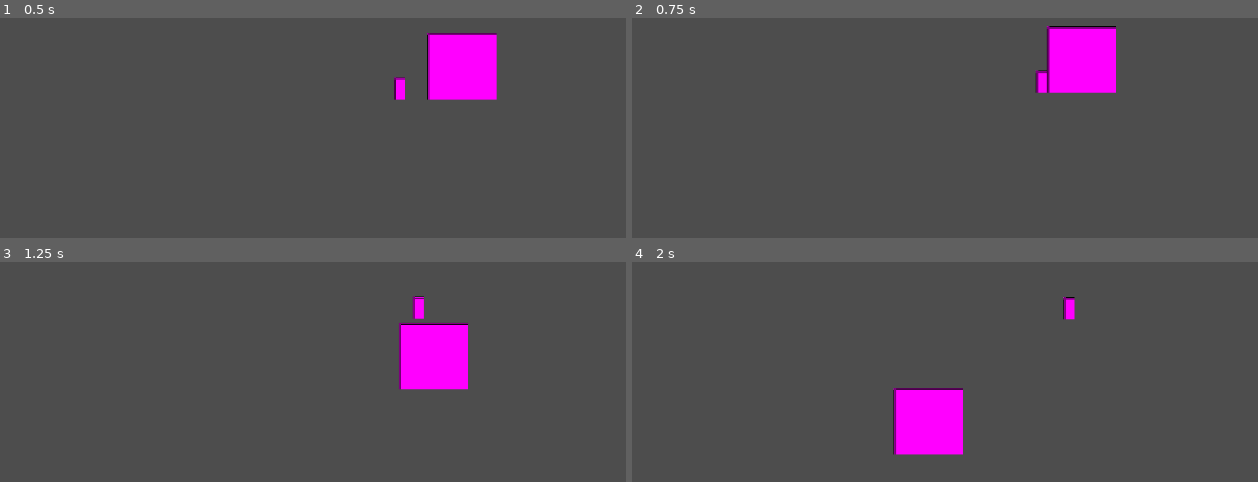
Above: before the commit, frames 1-4 (two rows, left to right).
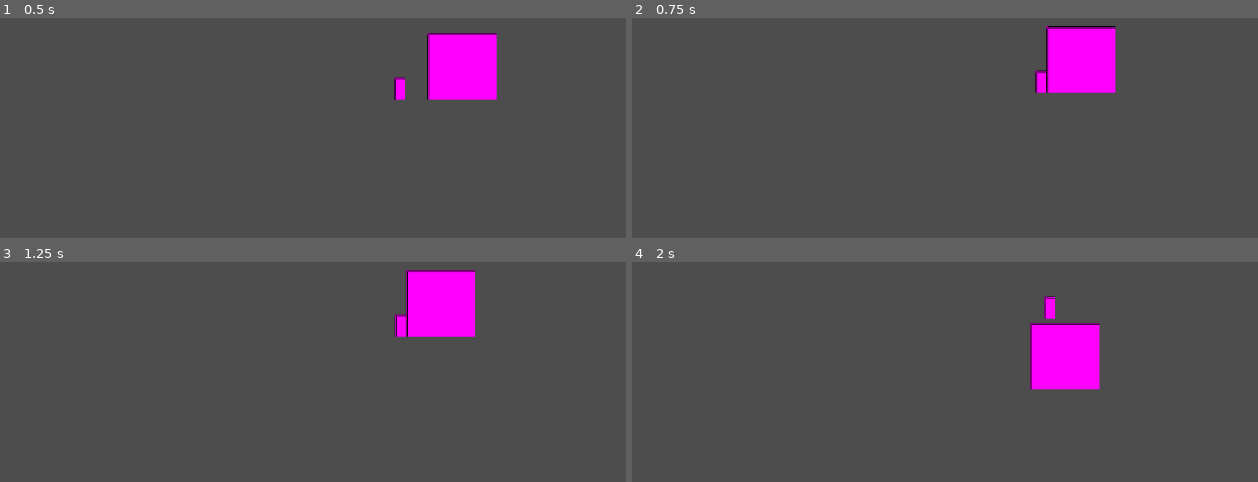
Above: after the commit, the same moments.

Repository: INV-matt/GMTK-game-jam
Game: Godot game, scene res://Scenes/main.tscn
Two runs of this game, one before a commit and one after it. Both use one fixed random seed, a clock stepped at 60 frames per second and the inputs below.
Inputs:
- Up to frame 1 (0.5 s): no input
- Up to frame 2 (0.75 s): hold D (pl_right) from 0.53 s (still down); hold E (pl_dash, bound only after the commit) from 0.53 s (still down)
- Up to frame 3 (1.25 s): keep holding D (pl_right); keep holding E (pl_dash, bound only after the commit); tap Space (pl_jump) at 0.77 s
- Up to frame 4 (2 s): keep holding D (pl_right); release E (pl_dash, bound only after the commit) at 1.28 s; tap E (pl_dash, bound only after the commit) at 1.35 s; tap Space (pl_jump) at 1.52 s

Frame 1 is identical in both runs. In frame 2, 0.3% of the frame differs, in the area x 64-78%, y 3-35%; in frame 3, 5.6%; in frame 4, 7.2%, in the area x 41-75%, y 15-88%.

Commit message:
Added double jump & dash power

Diff:
--- /dev/null
+++ b/Scenes/dash.tscn
@@ -0,0 +1,6 @@
+[gd_scene load_steps=2 format=3 uid="uid://sgp1mlwgotkw"]
+
+[ext_resource type="Script" uid="uid://bm48sm6w3ijss" path="res://Scripts/dash.gd" id="1_mh6kn"]
+
+[node name="dash" type="Node2D" groups=["power"]]
+script = ExtResource("1_mh6kn")
--- /dev/null
+++ b/Scenes/double_jump.tscn
@@ -0,0 +1,6 @@
+[gd_scene load_steps=2 format=3 uid="uid://cdpjrx4rk05n6"]
+
+[ext_resource type="Script" uid="uid://c74bj17eqxd3x" path="res://Scripts/double_jump.gd" id="1_v882p"]
+
+[node name="double_jump" type="Node2D" groups=["power"]]
+script = ExtResource("1_v882p")
--- a/Scenes/player.tscn
+++ b/Scenes/player.tscn
@@ -1,6 +1,8 @@
-[gd_scene load_steps=4 format=3 uid="uid://cnv1i1bs5daa0"]
+[gd_scene load_steps=6 format=3 uid="uid://cnv1i1bs5daa0"]
 
 [ext_resource type="Script" uid="uid://cw3ket1027r37" path="res://Scripts/player.gd" id="1_dynme"]
+[ext_resource type="PackedScene" uid="uid://cdpjrx4rk05n6" path="res://Scenes/double_jump.tscn" id="2_cvnsp"]
+[ext_resource type="PackedScene" uid="uid://sgp1mlwgotkw" path="res://Scenes/dash.tscn" id="3_6t5aa"]
 
 [sub_resource type="PlaceholderTexture2D" id="PlaceholderTexture2D_wp0l0"]
 size = Vector2(16, 32)
@@ -17,3 +19,7 @@
 
 [node name="CollisionShape2D" type="CollisionShape2D" parent="."]
 shape = SubResource("CapsuleShape2D_75muk")
+
+[node name="double_jump" parent="." instance=ExtResource("2_cvnsp")]
+
+[node name="dash" parent="." instance=ExtResource("3_6t5aa")]
--- /dev/null
+++ b/Scripts/dash.gd
@@ -0,0 +1,41 @@
+extends Power
+
+@export var Speed = 250
+@export var Length = 5
+
+var isReady = false
+var player: Player
+var canDash = true
+
+var length = 0
+var dir = Vector2.ZERO
+
+func _power_passive(p: Player) :
+  isReady = true
+  player = p
+
+func _process(delta: float) -> void:
+  if not isReady :
+    return
+
+  if length > 0 :
+    length -= 1
+    player.velocity = dir * Speed
+    player.move_and_slide()
+    return
+  else :
+    player.movementLocked = false
+
+  if canDash and Input.is_action_pressed("pl_dash") :
+    var dx = Input.get_axis("pl_left", "pl_right")
+    var dy = Input.get_axis("pl_up", "pl_down")
+
+    dir = Vector2(dx, dy)
+
+    length = Length
+    canDash = false
+
+    player.movementLocked = true
+  else :
+    if player.is_on_floor() :
+      canDash = true
--- /dev/null
+++ b/Scripts/double_jump.gd
@@ -0,0 +1,5 @@
+extends Power
+
+# Maybe this should be just "= 2" instead of "+ 1" idk
+func _power_passive(player: Player) :
+  player.MaxJumps += 1
--- a/Scripts/player.gd
+++ b/Scripts/player.gd
@@ -25,20 +25,26 @@
 var _hasDashed = false # TODO: Move this into the dash power
 var _jumpVelocity = 0
 
+var movementLocked = false
+
 func _ready():
   _jumpVelocity = sqrt(2 * JumpHeight * _localGravity) # TODO: HARDCODED FOR NOW
 
+  # TODO: Move this to after the player select their power
+  _apply_powers()
 
 func _physics_process(delta: float) -> void:
   _frameSinceJumpPressed += 1
+
   if is_on_floor():
     _jumpCount = 0
     _lastOnFloor = 0
     _hasDashed = false
 
-  _handleGravity(delta)
-  _handleHorizontalMovement()
-  _handleJump()
+  if not movementLocked :
+    _handleGravity(delta)
+    _handleHorizontalMovement()
+    _handleJump()
 
   move_and_slide()
 
--- a/project.godot
+++ b/project.godot
@@ -55,6 +55,20 @@
 , Object(InputEventJoypadMotion,"resource_local_to_scene":false,"resource_name":"","device":-1,"axis":1,"axis_value":1.0,"script":null)
 ]
 }
+pl_dash={
+"deadzone": 0.2,
+"events": [Object(InputEventKey,"resource_local_to_scene":false,"resource_name":"","device":-1,"window_id":0,"alt_pressed":false,"shift_pressed":false,"ctrl_pressed":false,"meta_pressed":false,"pressed":false,"keycode":0,"physical_keycode":69,"key_label":0,"unicode":101,"location":0,"echo":false,"script":null)
+, Object(InputEventKey,"resource_local_to_scene":false,"resource_name":"","device":-1,"window_id":0,"alt_pressed":false,"shift_pressed":false,"ctrl_pressed":false,"meta_pressed":false,"pressed":false,"keycode":0,"physical_keycode":90,"key_label":0,"unicode":122,"location":0,"echo":false,"script":null)
+, Object(InputEventJoypadButton,"resource_local_to_scene":false,"resource_name":"","device":-1,"button_index":3,"pressure":0.0,"pressed":false,"script":null)
+]
+}
+pl_up={
+"deadzone": 0.2,
+"events": [Object(InputEventKey,"resource_local_to_scene":false,"resource_name":"","device":-1,"window_id":0,"alt_pressed":false,"shift_pressed":false,"ctrl_pressed":false,"meta_pressed":false,"pressed":false,"keycode":0,"physical_keycode":83,"key_label":0,"unicode":115,"location":0,"echo":false,"script":null)
+, Object(InputEventJoypadMotion,"resource_local_to_scene":false,"resource_name":"","device":-1,"axis":1,"axis_value":-1.0,"script":null)
+, Object(InputEventKey,"resource_local_to_scene":false,"resource_name":"","device":-1,"window_id":0,"alt_pressed":false,"shift_pressed":false,"ctrl_pressed":false,"meta_pressed":false,"pressed":false,"keycode":0,"physical_keycode":4194320,"key_label":0,"unicode":0,"location":0,"echo":false,"script":null)
+]
+}
 
 [rendering]
 
Not shown, added: Scripts/dash.gd.uid
Not shown, added: Scripts/double_jump.gd.uid
